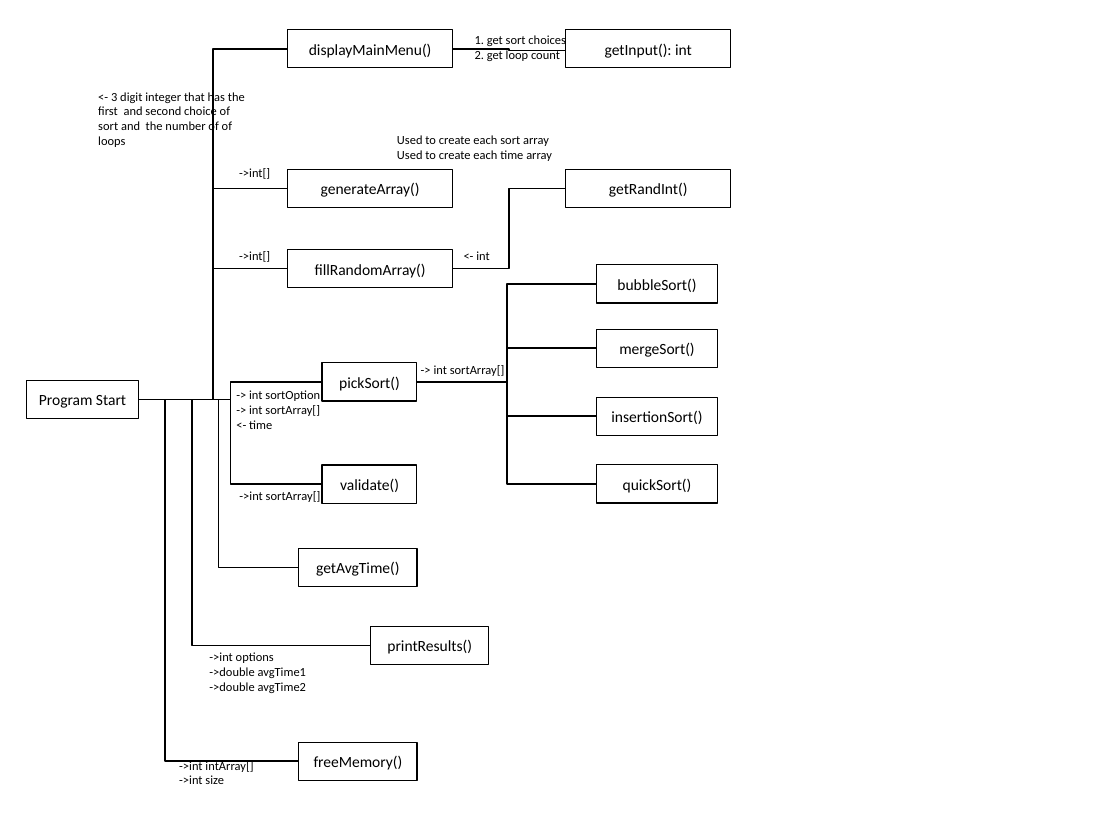
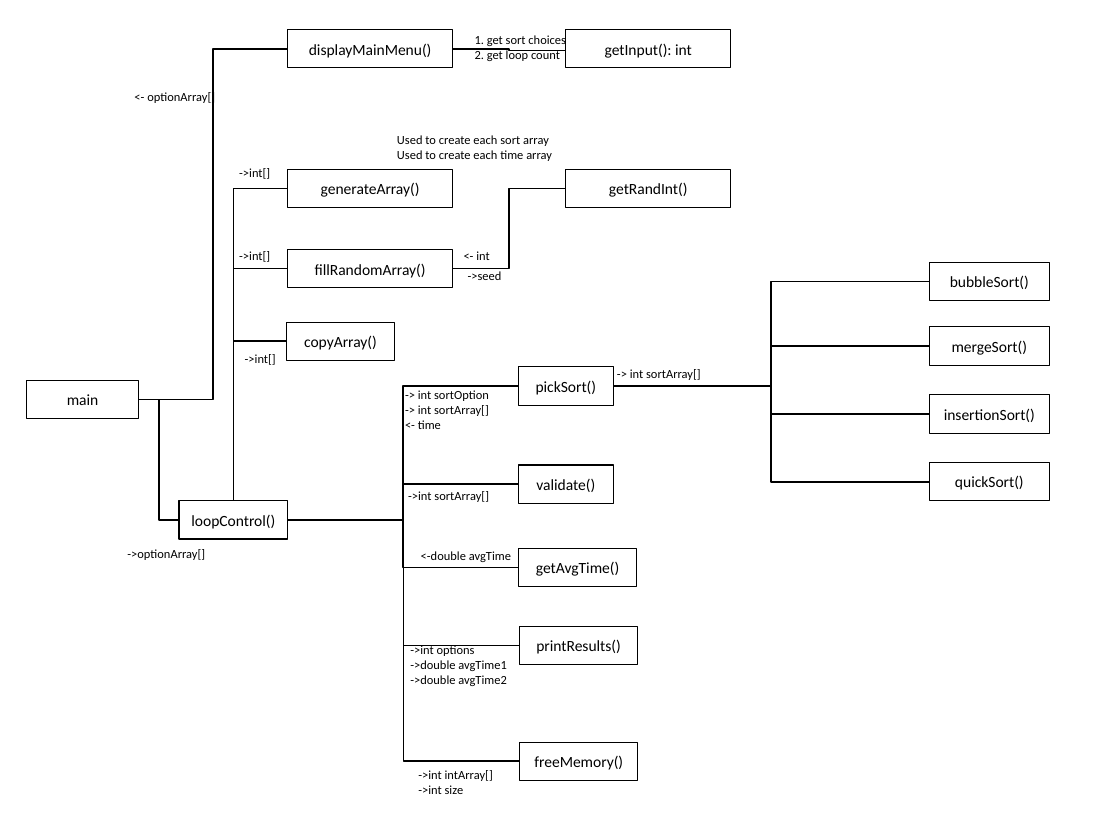
Before and after one commit to tah182/CS372Sorts, a slide deck: slide 1 of sort program flow.pptx. Drawn at 1120x840 pixels with LibreOffice and Linux fonts; fonts in the diff are those of the drawing. Boxes give left, top, right and bottom in pixels: in the first picture for what was removed or moved away, otherwise in the second. Text is boxed around its words. In the diff, an @@ line names an element or a change of style, - is before the commit and + after.

Commit message:
Updated flow diagram

```diff
--- a/sort program flow.pptx
+++ b/sort program flow.pptx
@@ text at [147,90,215,104]: text changed @@
-<- 3 digit integer that has the first and second choice of sort and the number of of loops
+<- optionArray[]
@@ elbow line moved from (139, 400) - (288, 188) to (233, 501) - (288, 188) @@
@@ elbow line moved from (139, 400) - (288, 269) to (233, 501) - (288, 269) @@
@@ text added at [468,271,502,280], 8 pt, text #000000 @@
+->seed
@@ elbow line moved from (417, 382) - (597, 283) to (614, 386) - (930, 282) @@
@@ rectangle added at [287,323,395,361], outline #000000 0.75 pt, 10 pt, text #000000 @@
+copyArray()
@@ elbow line added from (233, 501) to (287, 342), #000000 1 pt @@
@@ text added at [245,354,276,365], 8 pt, text #000000 @@
+->int[]
@@ elbow line moved from (417, 382) - (597, 348) to (614, 386) - (930, 346) @@
@@ elbow line moved from (139, 400) - (323, 382) to (288, 520) - (519, 386) @@
@@ text "-> int sortOption": place and size @@
-text "-> int sortOption" at [249,390,320,429]
+text "-> int sortOption" at [418,390,489,429]
@@ rectangle "pickSort()": place and size @@
-rectangle "pickSort()" at [323,363,418,401]
+rectangle "pickSort()" at [519,367,614,405]
@@ text "-> int sortArray[]": place and size @@
-text "-> int sortArray[]" at [434,365,505,376]
+text "-> int sortArray[]" at [630,369,701,380]
@@ elbow line moved from (417, 382) - (597, 484) to (614, 386) - (930, 482) @@
@@ elbow line moved from (417, 382) - (597, 417) to (614, 386) - (930, 414) @@
@@ text in rectangle at [67,394,99,405]: text changed @@
-Program Start
+main
@@ elbow line added from (139, 400) to (179, 520), #000000 1 pt @@
@@ rectangle "insertionSort()": place and size @@
-rectangle "insertionSort()" at [597,398,718,436]
+rectangle "insertionSort()" at [930,395,1051,433]
@@ rectangle "validate()": place and size @@
-rectangle "validate()" at [323,465,418,503]
+rectangle "validate()" at [519,465,614,503]
@@ 3 rectangles: place and size @@
-3 rectangles at [597,264,718,503]
+3 rectangles at [930,262,1051,501]
@@ rectangle added at [179,501,288,539], outline #000000 0.75 pt, 10 pt, text #000000 @@
+loopControl()
@@ elbow line moved from (139, 400) - (323, 484) to (288, 520) - (519, 484) @@
@@ text "->int sortArray[]": place and size @@
-text "->int sortArray[]" at [239,491,321,502]
+text "->int sortArray[]" at [408,491,489,502]
@@ elbow line moved from (139, 400) - (371, 645) to (288, 520) - (520, 645) @@
@@ elbow line moved from (139, 400) - (299, 762) to (288, 520) - (520, 762) @@
@@ elbow line moved from (139, 400) - (299, 568) to (288, 520) - (519, 568) @@
@@ text added at [127,549,205,560], 8 pt, text #000000 @@
+->optionArray[]
@@ text added at [421,551,511,562], 8 pt, text #000000 @@
+<-double avgTime
@@ rectangle "getAvgTime()": place and size @@
-rectangle "getAvgTime()" at [299,549,418,587]
+rectangle "getAvgTime()" at [519,549,637,587]
@@ rectangle "printResults()": place and size @@
-rectangle "printResults()" at [371,626,489,664]
+rectangle "printResults()" at [520,626,638,664]
@@ text "->int options": place and size @@
-text "->int options" at [209,652,306,693]
+text "->int options" at [410,645,506,686]
@@ rectangle "freeMemory()": place and size @@
-rectangle "freeMemory()" at [299,743,418,781]
+rectangle "freeMemory()" at [520,743,638,781]
@@ text "->int intArray[]": place and size @@
-text "->int intArray[]" at [179,760,253,784]
+text "->int intArray[]" at [418,770,493,794]
```
